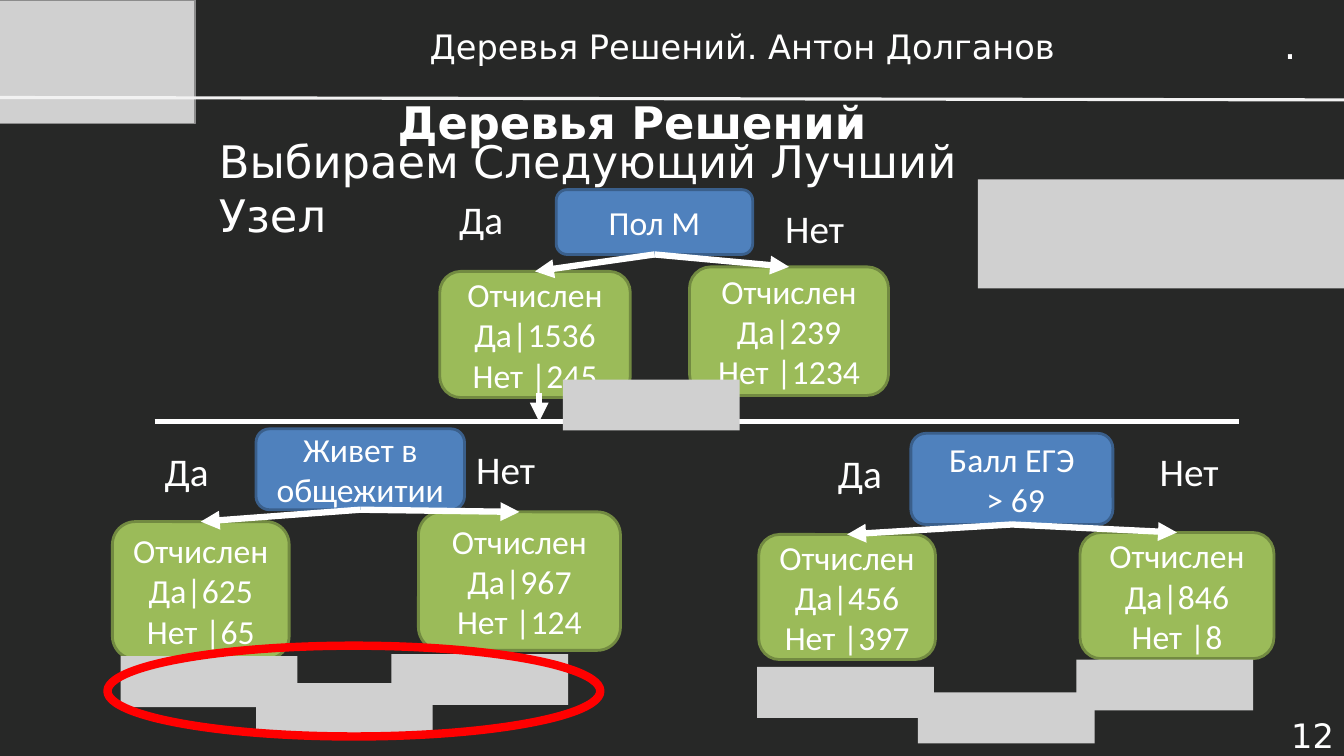
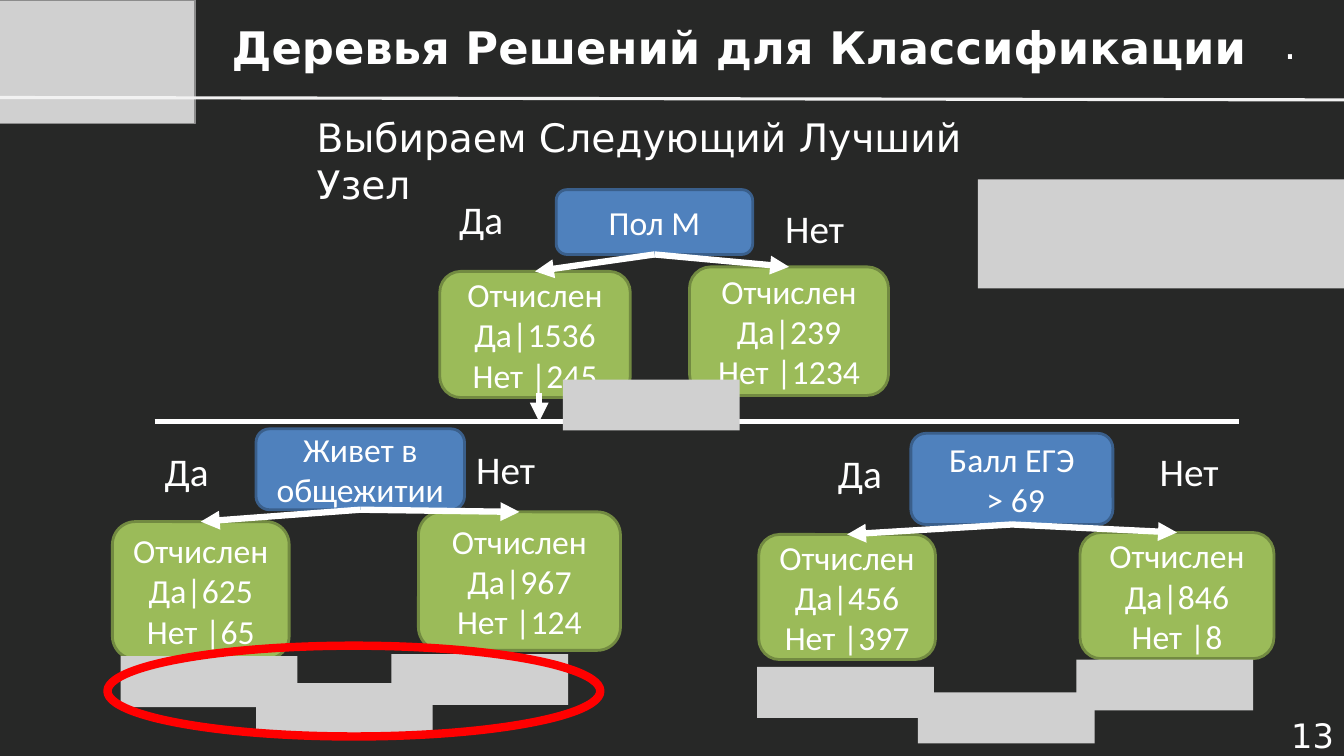
Before and after one commit to dayekb/Study, a slide deck: slide 13 of rus/UrFU/IST in Medicine/1 season/Презентации/Лекция 1.10 - Деревья Решений.pptx (slide 12 before the commit). Drawn at 1344x756 pixels with LibreOffice and Linux fonts; fonts in the diff are those of the drawing; grey boxes stand for pictures. Boxes give left, top, right and bottom in pixels: in the first picture for what was removed or moved away, otherwise in the second. Text is boxed around its words. In the diff, an @@ line names an element or a change of style, - is before the commit and + after.

```diff
--- a/rus/UrFU/IST in Medicine/1 season/Презентации/Лекция 1.10 - Деревья Решений.pptx
+++ b/rus/UrFU/IST in Medicine/1 season/Презентации/Лекция 1.10 - Деревья Решений.pptx
@@ text at (x1=232, y1=29, x2=1246, y2=74): text changed; size 24 to 32 pt; bold on @@
-Деревья Решений. Антон Долганов
+Деревья Решений для Классификации
@@ text "Выбираем Следующий Лучший Узел" moved from (x1=219, y1=142, x2=956, y2=233) to (x1=317, y1=121, x2=961, y2=200) @@
@@ text "Выбираем Следующий Лучший Узел" at (x1=317, y1=121, x2=961, y2=200): size 32 to 28 pt @@
@@ title removed at (x1=398, y1=104, x2=866, y2=149) @@
-Деревья Решений
@@ page number at (x1=1291, y1=723, x2=1334, y2=749): text changed @@
-12
+13
```
Also in this commit, not shown: 42 other slides changed, 2 slides added, 3 slides removed, 14 other files.
